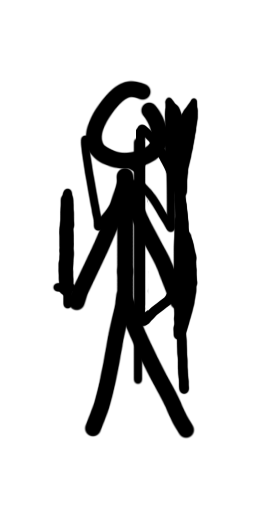
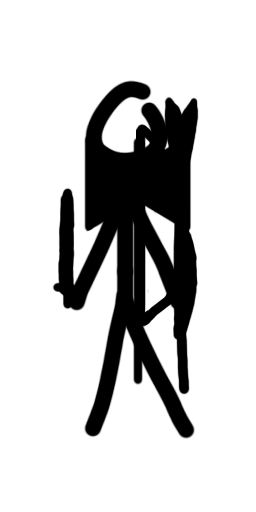
Comparing the layer stacks of the two 256 × 512 images. Changes:
painted on "Axe" over [80, 134, 192, 233]
